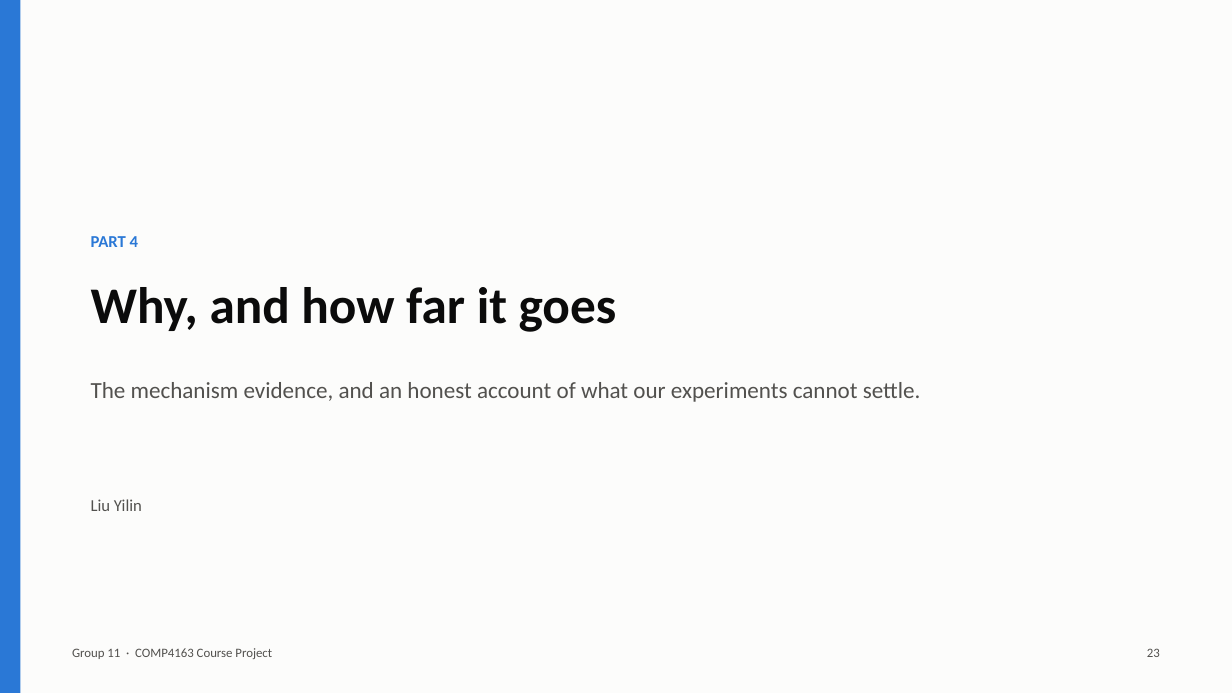
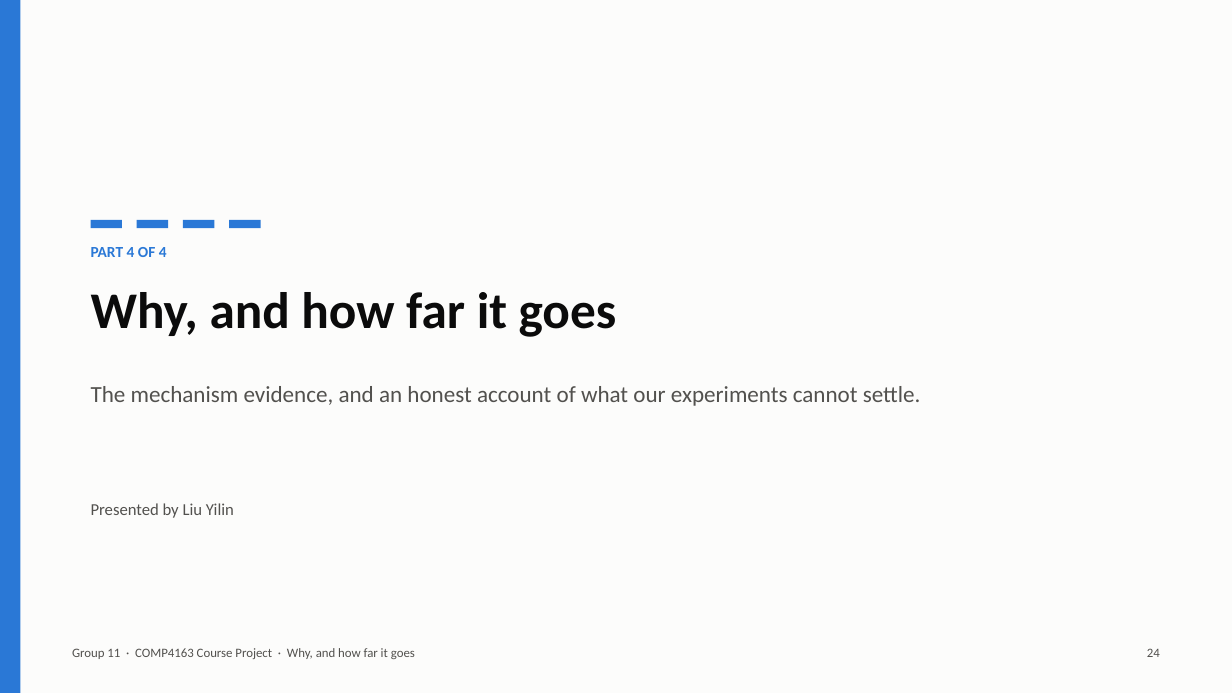
Before and after one commit to v68md6ttb2-ux/COMP4163-ResNet-Degradation, a slide deck: slide 24 of report/slides.pptx (slide 23 before the commit). Drawn at 1232x693 pixels with LibreOffice and Linux fonts; fonts in the diff are those of the drawing. Boxes give left, top, right and bottom in pixels: in the first picture for what was removed or moved away, otherwise in the second. Text is boxed around its words. In the diff, an @@ line names an element or a change of style, - is before the commit and + after.

```diff
--- a/report/slides.pptx
+++ b/report/slides.pptx
@@ rectangle added at (91, 220, 122, 228), fill #2A78D6 @@
@@ rectangle added at (137, 220, 168, 228), fill #2A78D6 @@
@@ rectangle added at (183, 220, 214, 228), fill #2A78D6 @@
@@ rectangle added at (229, 220, 261, 228), fill #2A78D6 @@
@@ text at (91, 247, 167, 257): text changed; size 13 to 12 pt @@
-PART 4
+PART 4 OF 4
@@ text "Why, and how far it ...": place and size @@
-text "Why, and how far it ..." at (91, 287, 617, 332)
+text "Why, and how far it ..." at (91, 292, 617, 337)
@@ text "The mechanism evidence, and an ...": place and size @@
-text "The mechanism evidence, and an ..." at (91, 382, 921, 402)
+text "The mechanism evidence, and an ..." at (91, 386, 921, 406)
@@ text at (91, 503, 234, 518): text changed @@
-Liu Yilin
+Presented by Liu Yilin
@@ text at (72, 648, 415, 659): text changed @@
-Group 11 · COMP4163 Course Project
+Group 11 · COMP4163 Course Project · Why, and how far it goes
@@ text at (1147, 648, 1160, 657): text changed @@
-23
+24
```
Also in this commit, not shown: 34 other slides changed, 1 slide added, 1 other file.
